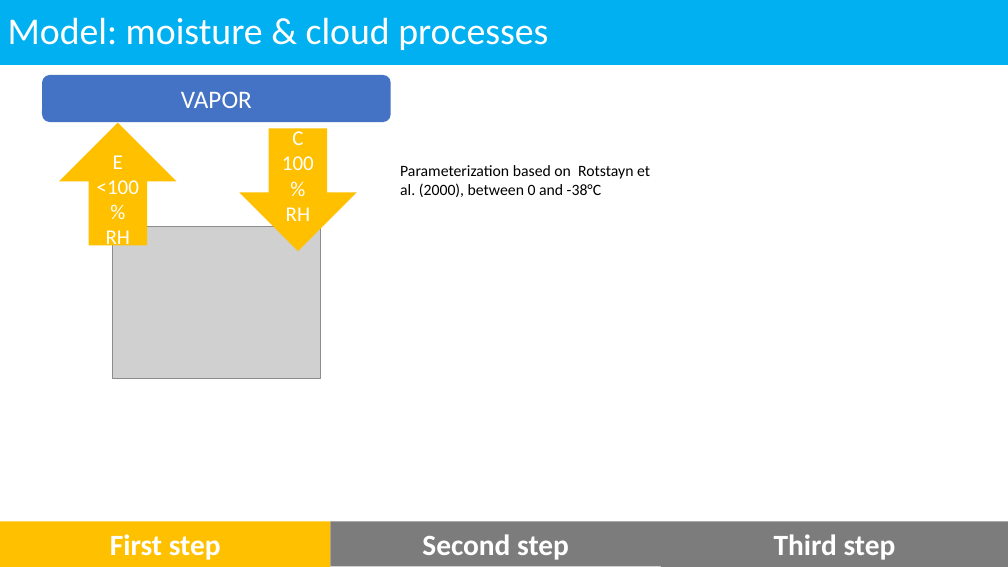
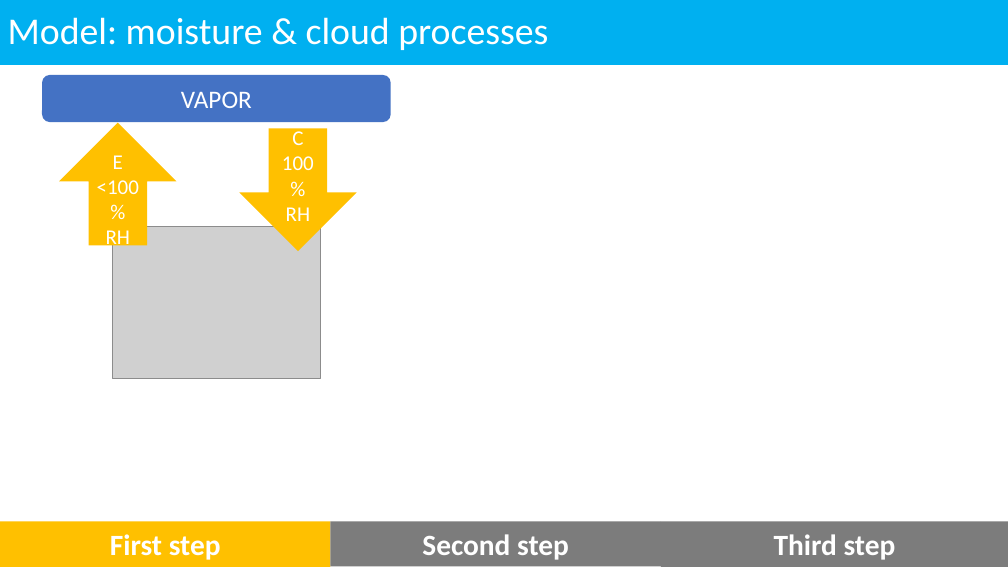
Before and after one commit to meteoNL/CloudParcelModel_SOACproject, a slide deck: slide 4 of presentation.pptx. Drawn at 1008x567 pixels with LibreOffice and Linux fonts; fonts in the diff are those of the drawing; grey boxes stand for pictures. Boxes give left, top, right and bottom in pixels: in the first picture for what was removed or moved away, otherwise in the second. Text is boxed around its words. In the diff, an @@ line names an element or a change of style, - is before the commit and + after.

```diff
--- a/presentation.pptx
+++ b/presentation.pptx
@@ text removed at (x1=400, y1=165, x2=650, y2=197) @@
-Parameterization based on Rotstayn et al. (2000), between 0 and -38°C
```
Also in this commit, not shown: 7 other slides changed.
